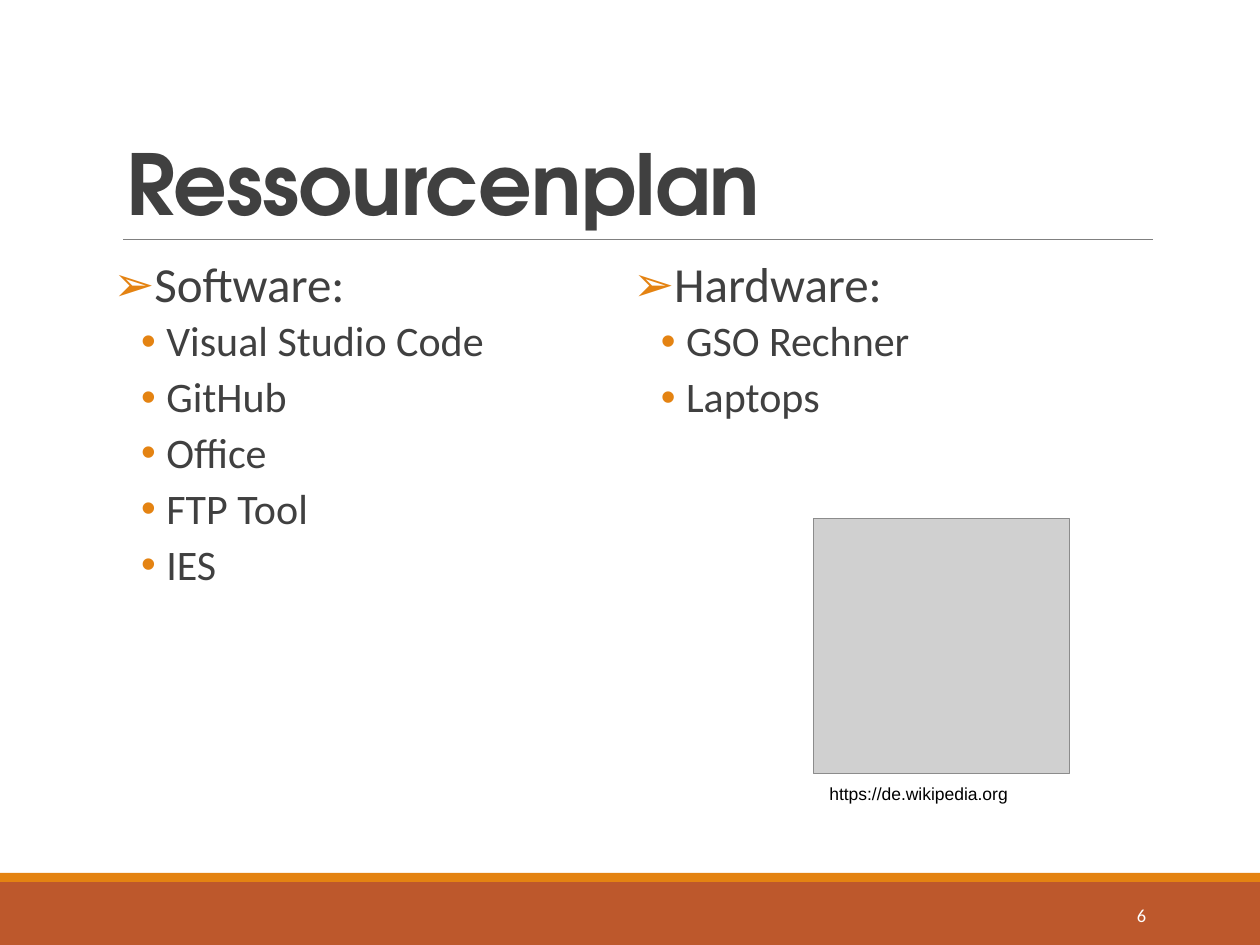
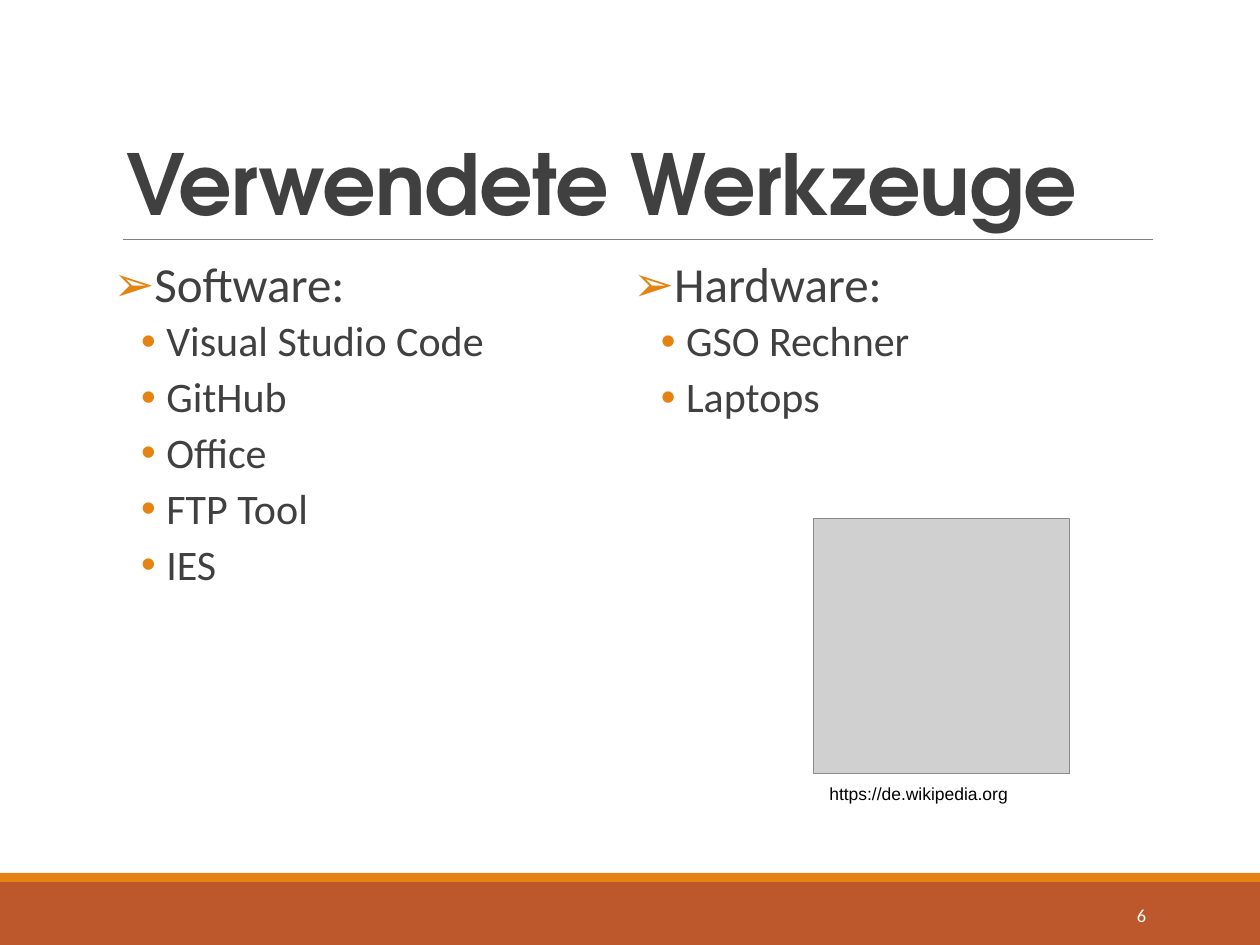
Before and after one commit to Dusty0071/OberstufenProjekt, a slide deck: slide 6 of Präsentation/FIA63-Gruppe#3-PRAES.pptx. Drawn at 1260x945 pixels with LibreOffice and Linux fonts; fonts in the diff are those of the drawing; grey boxes stand for pictures. Boxes give left, top, right and bottom in pixels: in the first picture for what was removed or moved away, otherwise in the second. Text is boxed around its words. In the diff, an @@ line names an element or a change of style, - is before the commit and + after.

```diff
--- a/Präsentation/FIA63-Gruppe#3-PRAES.pptx
+++ b/Präsentation/FIA63-Gruppe#3-PRAES.pptx
@@ title at <box>126,153,1078,240</box>: text changed @@
-Ressourcenplan
+Verwendete Werkzeuge
```
Also in this commit, not shown: 7 other slides changed, 1 slide added, 3 slides removed.
